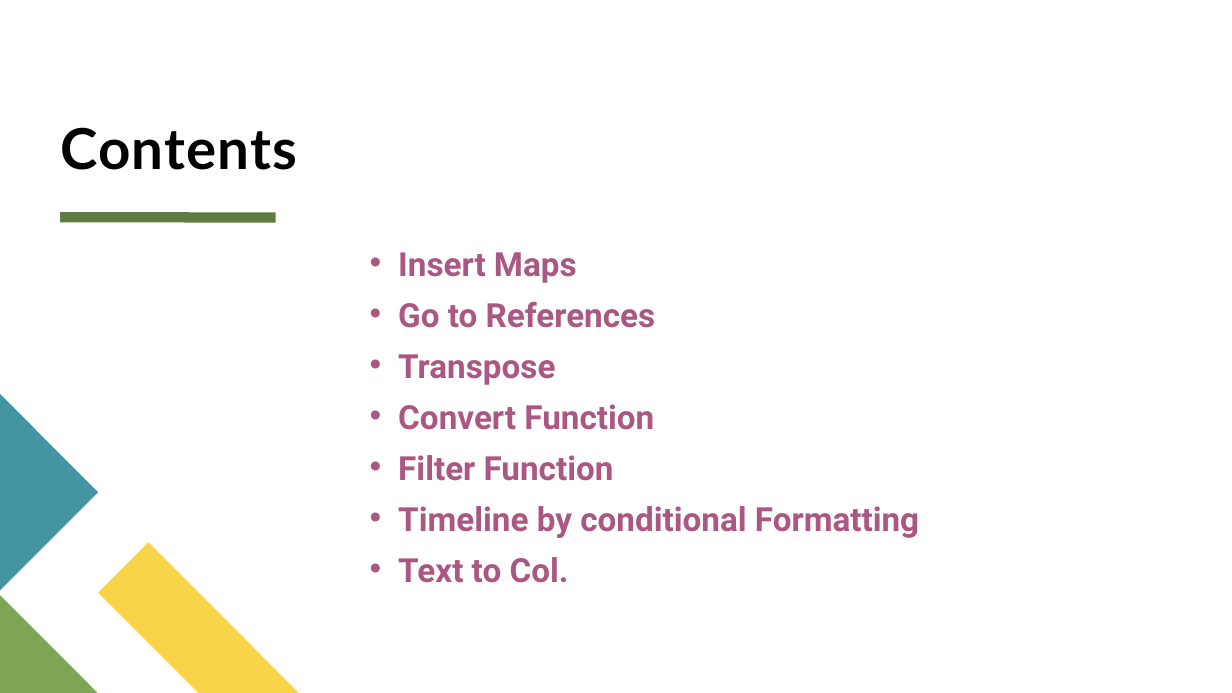
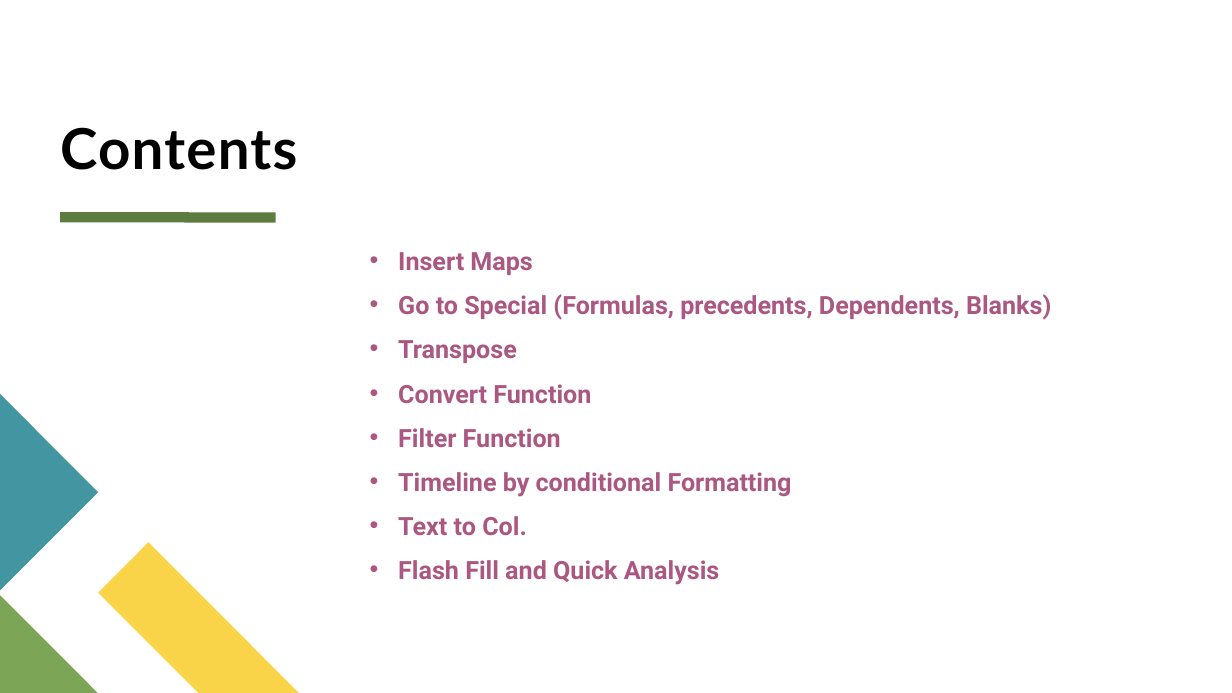
Before and after one commit to dalia2018/BrainStation, a slide deck: slide 2 of BrainStation/excel/excel Advanced prep/Excel AdvancedS8.pptx. Drawn at 1232x693 pixels with LibreOffice and Linux fonts; fonts in the diff are those of the drawing. Boxes give left, top, right and bottom in pixels: in the first picture for what was removed or moved away, otherwise in the second. Text is boxed around its words. In the diff, an @@ line names an element or a change of style, - is before the commit and + after.

```diff
--- a/BrainStation/excel/excel Advanced prep/Excel AdvancedS8.pptx
+++ b/BrainStation/excel/excel Advanced prep/Excel AdvancedS8.pptx
@@ text at <box>398,252,792,535</box>: size 25.9 to 19.6 pt in "Insert Maps", "Transpose", "Convert Function", "Filter Function" and 2 more places @@
@@ text at <box>398,294,1051,320</box>: text changed; size 25.9 to 19.6 pt @@
-• Go to References
+• Go to Special (Formulas, precedents, Dependents, Blanks)
@@ text at <box>398,560,720,585</box>: paragraph added @@
+• Flash Fill and Quick Analysis
```
Also in this commit, not shown: 6 other slides changed, 2 other files.
